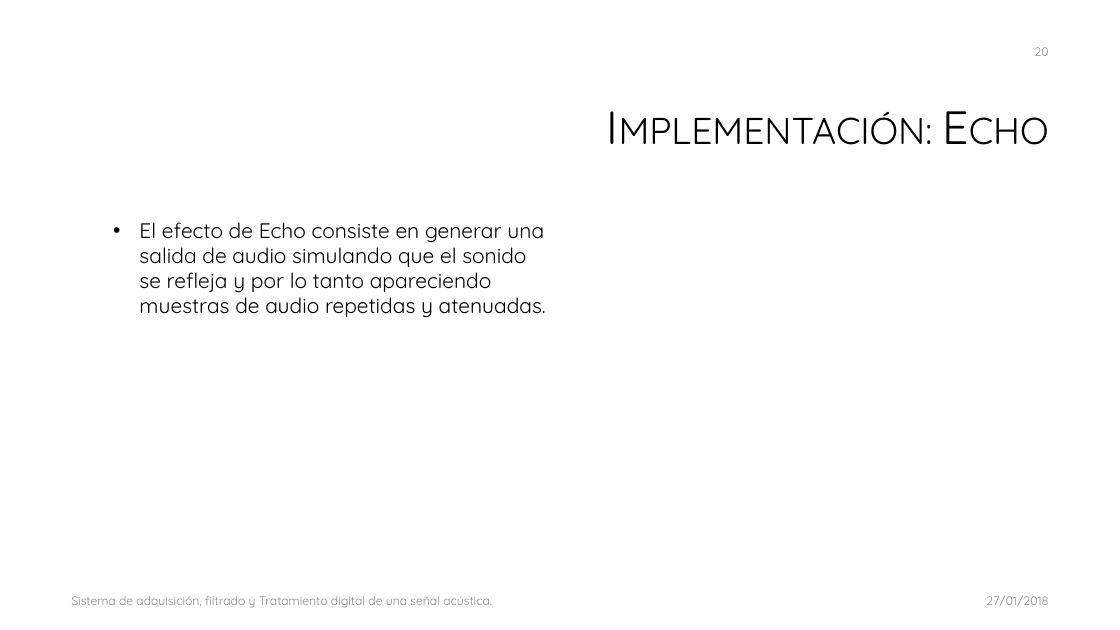
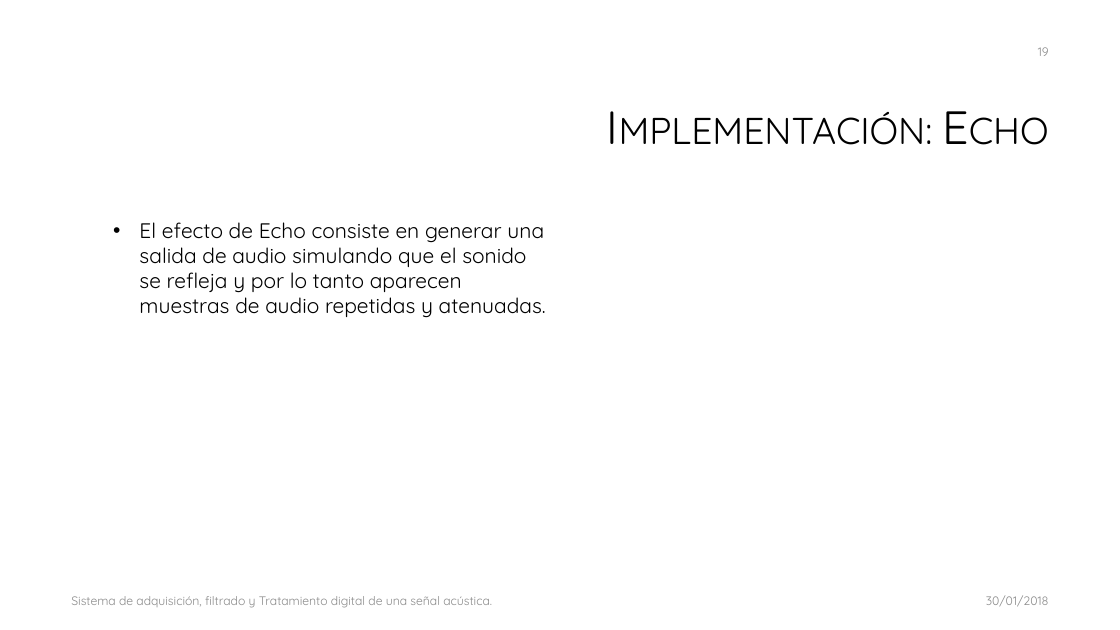
Before and after one commit to galledohm/Prueba1, a slide deck: slide 19 of Subsis/Presentación/Sistema de adquisición, filtrado y Tratamiento digital.pptx (slide 20 before the commit). Drawn at 1120x630 pixels with LibreOffice and Linux fonts; fonts in the diff are those of the drawing; background and template pictures are left out. Boxes give left, top, right and bottom in pixels: in the first picture for what was removed or moved away, otherwise in the second. Text is boxed around its words. In the diff, an @@ line names an element or a change of style, - is before the commit and + after.

```diff
--- a/Subsis/Presentación/Sistema de adquisición, filtrado y Tratamiento digital.pptx
+++ b/Subsis/Presentación/Sistema de adquisición, filtrado y Tratamiento digital.pptx
@@ page number at (x1=1038, y1=47, x2=1049, y2=56): text changed @@
-20
+19
@@ text at (x1=139, y1=222, x2=546, y2=318): text changed @@
-  • El efecto de Echo consiste en generar una salida de audio simulando que el sonido se refleja y por lo tanto apareciendo muestras de audio repetidas y atenuadas.
+  • El efecto de Echo consiste en generar una salida de audio simulando que el sonido se refleja y por lo tanto aparecen muestras de audio repetidas y atenuadas.
@@ text at (x1=986, y1=595, x2=1049, y2=607): text changed @@
-27/01/2018
+30/01/2018
```
Also in this commit, not shown: 27 other slides changed, 1 slide removed.
